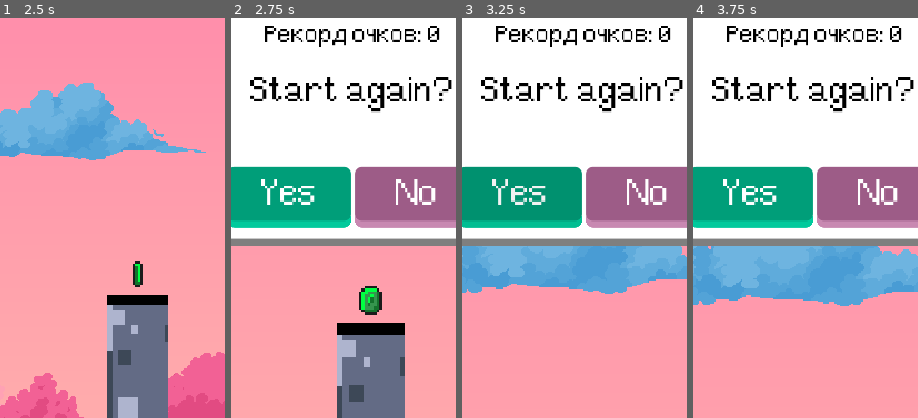
Above: before the commit, frames 1-4 (left to right).
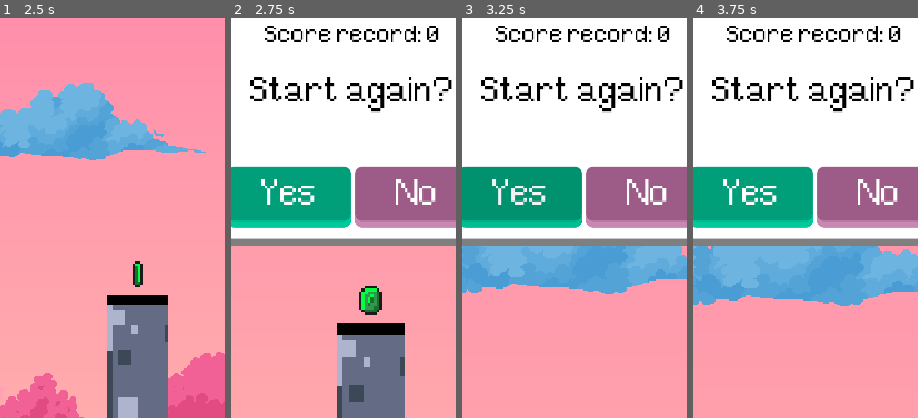
Above: after the commit, the same moments.

Repository: kotofeyy/StickBoss2
Game: Godot game, scene res://Scenes/main.tscn
Two runs of this game, one before a commit and one after it. Both use one fixed random seed, a clock stepped at 60 frames per second and the inputs below.
Inputs (mouse positions are % of the whole screen's width and height, from its top left):
- Up to frame 1 (2.5 s): click "Click to get started" at 0.5 s; move the mouse to (72, 45) at 1.27 s; press the mouse at (72, 45) at 1.28 s; hold Up (ui_up) 1.28-2 s; release the mouse at (72, 45) at 2 s; drag from (30, 55) to (45, 70) at 2.02 s
- Up to frame 2 (2.75 s): no input
- Up to frame 3 (3.25 s): click "Yes" at 2.75 s
- Up to frame 4 (3.75 s): move the mouse to (60, 28) at 3.52 s; press the mouse at (60, 28) at 3.53 s; hold Up (ui_up) from 3.53 s (still down)
The pictures show only the part of the screen within x 23-73%, y 40-90%; the shares and areas given below are measured in that part.

Frame 1 is identical in both runs. In frame 2, 1.2% of the frame differs, in the area x 15-93%, y 2-8%; in frame 3, 1.2%; in frame 4, 1.2%.
Error in both runs: Invalid access to property or key 'platform' on a base object of type 'Nil'. (res://Code/main.gd:58)

Commit message:
Ошибка локализации. Ошибка фокуса на слот

Diff:
--- a/Code/main.gd
+++ b/Code/main.gd
@@ -56,8 +56,7 @@
 
 func _ready() -> void:
 	print("platform - ", Bridge.platform.id)
-	print("language - ", Bridge.platform.language)
-
+	TranslationServer.set_locale(Bridge.platform.language)
 	available_skins.append(Skins.Type.DEFAULT)
 	update_shop()
 	animated_sprite_2d.animation = str(current_skin)
@@ -75,10 +74,6 @@
 
 		if Input.is_action_just_released("ui_up") or Input.is_action_just_released("mouse_action"):
 			rotate_stick()
-
-
-func _unhandled_input(_event: InputEvent) -> void:
-	pass
 
 
 func _draw() -> void:
@@ -234,7 +229,7 @@
 	tween.finished.connect(func():
 		end_game_panel.visible = true
 		result_score_label.text = tr("KEY_SCORE") + ": " + str(score)
-		best_score_label.text = "Рекорд очков: " + str(score)
+		best_score_label.text = tr("KEY_RECORD") + ": " + str(score)
 		stick.rotation_degrees = 180
 		platfrom_2.defeat()
 		stick.visible = false
@@ -282,8 +277,7 @@
 
 
 func _on_reset_game_button_pressed() -> void:
-	var placement = "test_placement" # optional
-	Bridge.advertisement.show_interstitial(placement)
+	Bridge.advertisement.show_interstitial()
 	camera_2d.camera_zoom_start_game()
 	end_game_panel.visible = false
 	start_game()
--- a/Code/slot.gd
+++ b/Code/slot.gd
@@ -35,10 +35,13 @@
 
 
 func select(s: Skins.Type) -> void:
-	if selected_slot:
-		if s == skin:
-			add_theme_stylebox_override("panel", selected_slot)
-			grab_focus()
+	if not available:
+		focus_mode = Control.FOCUS_NONE
+	else:
+		if selected_slot:
+			if s == skin:
+				add_theme_stylebox_override("panel", selected_slot)
+				grab_focus()
 
 
 func _clear_select() -> void:
--- a/Scenes/slot.tscn
+++ b/Scenes/slot.tscn
@@ -58,7 +58,7 @@
 "speed": 5.0
 }]
 
-[node name="Slot" type="Panel"]
+[node name="Slot" type="Panel" unique_id=929990328]
 custom_minimum_size = Vector2(0, 100)
 focus_mode = 1
 mouse_filter = 1
@@ -66,7 +66,7 @@
 theme_override_styles/panel = ExtResource("1_th82r")
 script = ExtResource("2_nsp58")
 
-[node name="MarginContainer" type="MarginContainer" parent="."]
+[node name="MarginContainer" type="MarginContainer" parent="." unique_id=1499317860]
 layout_mode = 1
 anchors_preset = 15
 anchor_right = 1.0
@@ -75,23 +75,23 @@
 grow_vertical = 2
 theme_override_constants/margin_right = 10
 
-[node name="HBoxContainer" type="HBoxContainer" parent="MarginContainer"]
+[node name="HBoxContainer" type="HBoxContainer" parent="MarginContainer" unique_id=922548726]
 layout_mode = 2
 
-[node name="Control" type="Control" parent="MarginContainer/HBoxContainer"]
+[node name="Control" type="Control" parent="MarginContainer/HBoxContainer" unique_id=1226481116]
 custom_minimum_size = Vector2(64, 64)
 layout_mode = 2
 size_flags_horizontal = 0
 size_flags_vertical = 4
 mouse_filter = 1
 
-[node name="Sprite" type="AnimatedSprite2D" parent="MarginContainer/HBoxContainer/Control"]
+[node name="Sprite" type="AnimatedSprite2D" parent="MarginContainer/HBoxContainer/Control" unique_id=1211912790]
 scale = Vector2(4, 4)
 sprite_frames = SubResource("SpriteFrames_7k868")
 animation = &"0"
 centered = false
 
-[node name="LabelCost" type="Label" parent="MarginContainer/HBoxContainer"]
+[node name="LabelCost" type="Label" parent="MarginContainer/HBoxContainer" unique_id=1546781650]
 layout_mode = 2
 size_flags_horizontal = 10
 theme_override_font_sizes/font_size = 40
--- a/translation.csv
+++ b/translation.csv
@@ -7,3 +7,4 @@
 KEY_RESTART,Start again?,Заново?
 KEY_YES,Yes,Да
 KEY_NO,No,Нет
+KEY_RECORD,Score record,Рекорд
Not shown: 1 places in Scenes/slot.tscn that only renumber resources
Not shown, changed: translation.csv.import
